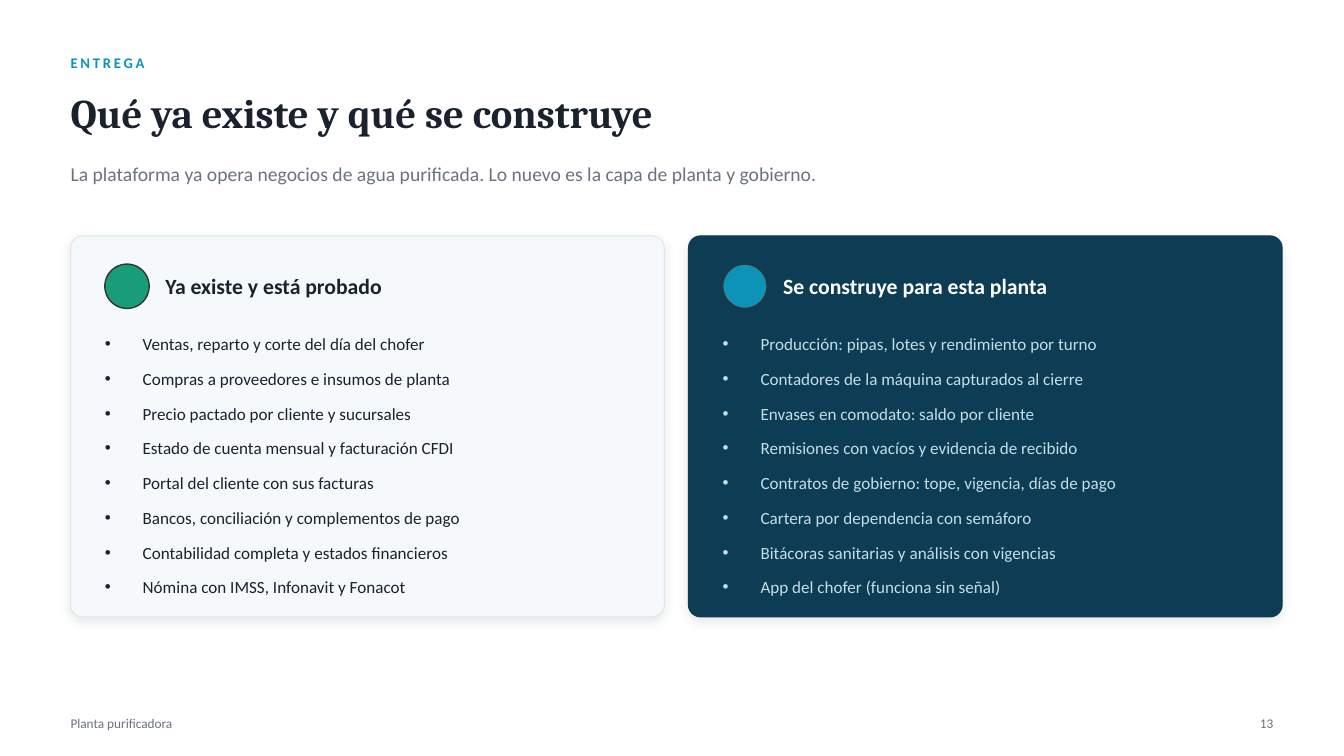
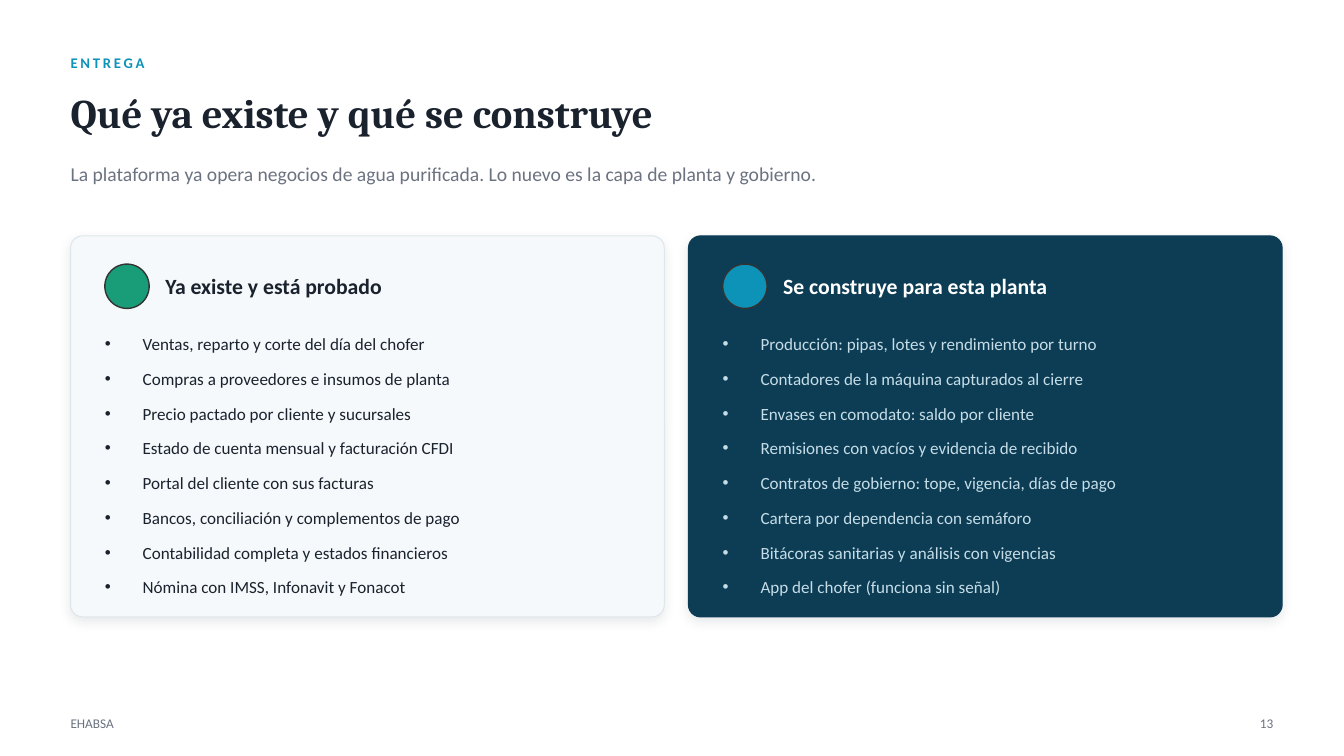
Before and after one commit to juanjobarroeta/contabilidad-os, a slide deck: slide 13 of docs/presentaciones/planta/planta-agua.pptx. Drawn at 1344x756 pixels with LibreOffice and Linux fonts; fonts in the diff are those of the drawing. Boxes give left, top, right and bottom in pixels: in the first picture for what was removed or moved away, otherwise in the second. Text is boxed around its words. In the diff, an @@ line names an element or a change of style, - is before the commit and + after.

```diff
--- a/docs/presentaciones/planta/planta-agua.pptx
+++ b/docs/presentaciones/planta/planta-agua.pptx
@@ text at (71,719,114,728): text changed @@
-Planta purificadora
+EHABSA
```
Also in this commit, not shown: 6 other slides changed, 15 other files.
